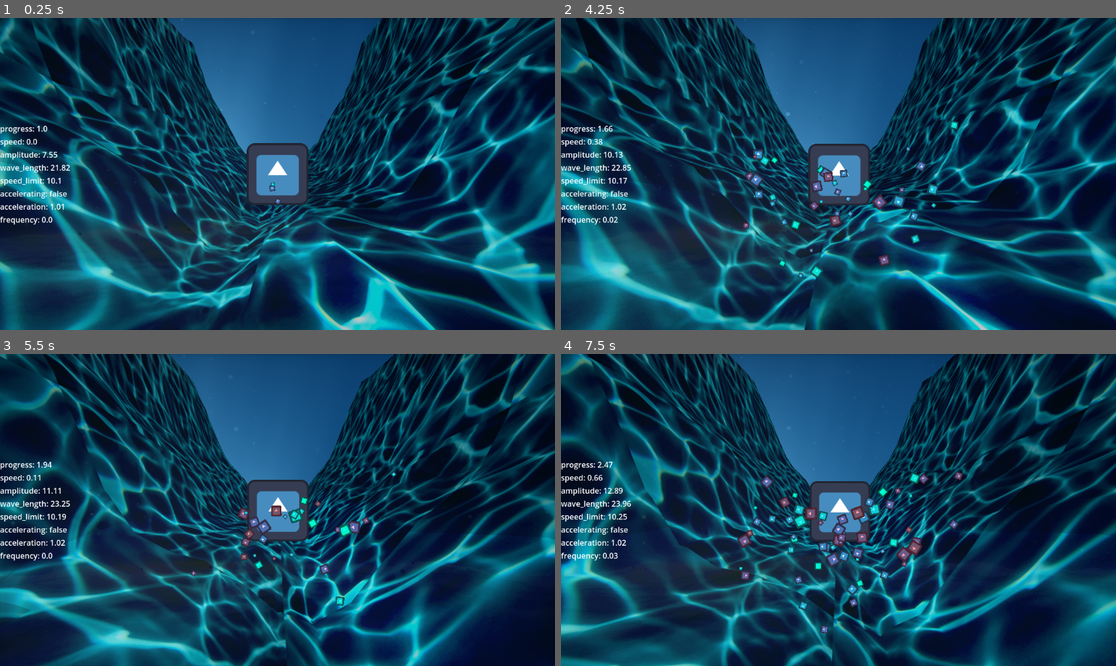
Above: before the commit, frames 1-4 (two rows, left to right).
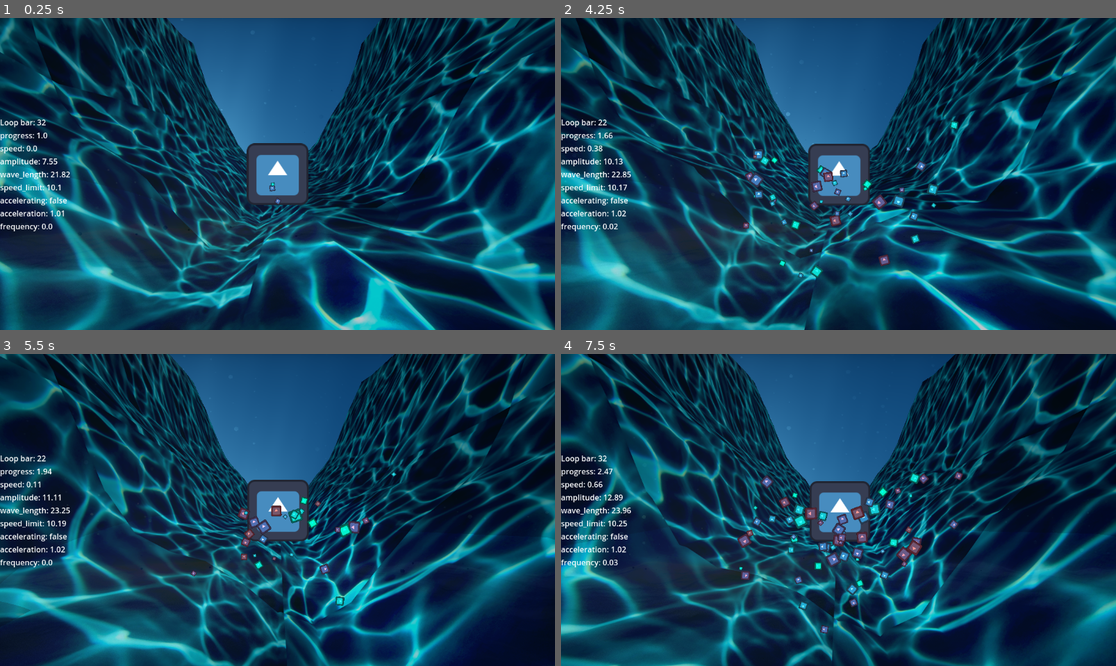
Above: after the commit, the same moments.

Repository: mabanana/waves
Game: Godot game, scene res://wave_scroller.tscn
Same seed, same stepped clock (60 frames per second), same inputs: the game is played once before the commit and once after it. The project has no main scene, so this scene is started directly. The engine's default icon, where the game draws it, is replaced by a stand-in: a white triangle on a blue panel in a dark square. Sound files missing from this copy of the repository are replaced by a short silence.
Inputs:
- Up to frame 1 (0.25 s): no input
- Up to frame 2 (4.25 s): hold Right (ui_right) 0.53-1.28 s; hold Right (ui_right) 2.03-2.78 s; hold W (accelerate) 2.78-3.53 s
- Up to frame 3 (5.5 s): no input
- Up to frame 4 (7.5 s): hold Right (ui_right) 5.78-6.53 s; hold W (accelerate) 6.53-7.28 s; hold Right (ui_right) from 7.28 s (still down)

The runs differ from the first frame. In frame 1, 1.8% of the frame differs, in the area x 0-13%, y 32-69%; in frame 2, 1.9%; in frame 3, 1.9%; in frame 4, 2.0%.

Commit message:
Add music controller

Diff:
--- /dev/null
+++ b/music_controller.gd
@@ -0,0 +1,84 @@
+extends Node
+@export var main_loop: AudioStreamPlayer
+const main_track := preload("res://wave.ogg")
+
+# when progress is at end, go to start time
+var loop_windows = [[0,32], [10, 14], [18, 22], [26, 30]] # [end, start]
+var loop = 0
+var label: Label
+
+func _ready():
+	var bar_length = main_track.loop_offset
+	# go_to_bar(main_loop, 30)
+	label = Label.new()
+	$"../CanvasLayer/VBoxContainer".add_child(label)
+
+func _process(delta):
+	var loop_time = bar_to_time(main_loop, loop_windows[loop][1])
+	var current_bar = time_to_bar(main_loop, main_loop.get_playback_position())
+	if main_loop.playing and current_bar == loop_time:
+		go_to_bar(main_loop, loop_windows[loop][0])
+	label.text = "Loop bar: %s" % loop_windows[loop][1]
+
+func time_to_bar(stream_player: AudioStreamPlayer, seconds: float):
+	var stream = stream_player.stream
+	if stream == null:
+		push_warning("No stream assigned to player.")
+		return
+
+	var bpm = stream.get_bpm()
+	var beats_per_bar = stream.get_bar_beats()
+	var total_beats = stream.get_beat_count()
+	var total_bars = int(total_beats / beats_per_bar)
+	var bar_duration = (beats_per_bar / bpm) * 60.0 # convert minutes to seconds
+	var length = stream.get_length()
+
+	if seconds < 0 or seconds >= length:
+		push_warning("time %d out of range (0–%d)" % [seconds, length])
+		return
+
+	var target_bar = floori(seconds / bar_duration)
+	# clamp to stream length
+	target_bar = clamp(target_bar, 0.0, total_bars)
+
+	return target_bar
+
+func bar_to_time(stream_player: AudioStreamPlayer, bar_index: int):
+	var stream = stream_player.stream
+	if stream == null:
+		push_warning("No stream assigned to player.")
+		return
+
+	var bpm = stream.get_bpm()
+	var beats_per_bar = stream.get_bar_beats()
+	var total_beats = stream.get_beat_count()
+	var total_bars = int(total_beats / beats_per_bar)
+	var bar_duration = (beats_per_bar / bpm) * 60.0 # convert minutes to seconds
+
+	if bar_index == total_bars:
+		return stream.get_length()
+	elif bar_index < 0 or bar_index >= total_bars:
+		push_warning("Bar index %d out of range (0–%d)" % [bar_index, total_bars - 1])
+		return
+
+	var target_time = bar_index * bar_duration
+	# clamp to stream length
+	target_time = clamp(target_time, 0.0, stream.get_length())
+
+	return target_time
+
+func go_to_bar(stream_player: AudioStreamPlayer, bar_index: int) -> void:
+	var target_time = bar_to_time(stream_player, bar_index)
+
+	# move playback to target position
+	stream_player.stop()
+	stream_player.play(target_time)
+
+func go_to_loop(index: int):
+	loop += 1
+	if 0 > loop or loop >= len(loop_windows):
+		loop = 0
+
+func _input(event):
+	if event.is_action_pressed("ui_right"):
+		go_to_loop(loop+1)
--- a/wave_scroller.tscn
+++ b/wave_scroller.tscn
@@ -1,10 +1,11 @@
-[gd_scene load_steps=10 format=3 uid="uid://c72l75yy5r0bq"]
+[gd_scene load_steps=11 format=3 uid="uid://c72l75yy5r0bq"]
 
 [ext_resource type="Script" uid="uid://0o1va8if8h8w" path="res://wave_scroller.gd" id="1_ex7g5"]
 [ext_resource type="Texture2D" uid="uid://b1u76hyp8l32d" path="res://icon.svg" id="2_fwhko"]
 [ext_resource type="PackedScene" uid="uid://ccma600lghumf" path="res://wave_scene.tscn" id="3_fwhko"]
 [ext_resource type="Shader" uid="uid://sdrg3m4atwd4" path="res://volumetric_waves.gdshader" id="3_hysyj"]
 [ext_resource type="AudioStream" uid="uid://3anoi7pe0oio" path="res://wave.ogg" id="5_f8bmd"]
+[ext_resource type="Script" uid="uid://d3y0wklf13l6n" path="res://music_controller.gd" id="6_4sxhh"]
 
 [sub_resource type="ShaderMaterial" id="ShaderMaterial_f8bmd"]
 shader = ExtResource("3_hysyj")
@@ -107,3 +108,7 @@
 stream = ExtResource("5_f8bmd")
 autoplay = true
 parameters/looping = true
+
+[node name="MusicController" type="Node" parent="." node_paths=PackedStringArray("main_loop")]
+script = ExtResource("6_4sxhh")
+main_loop = NodePath("../AudioStreamPlayer")
Not shown, added: music_controller.gd.uid
Not shown, changed: wave.ogg.import
